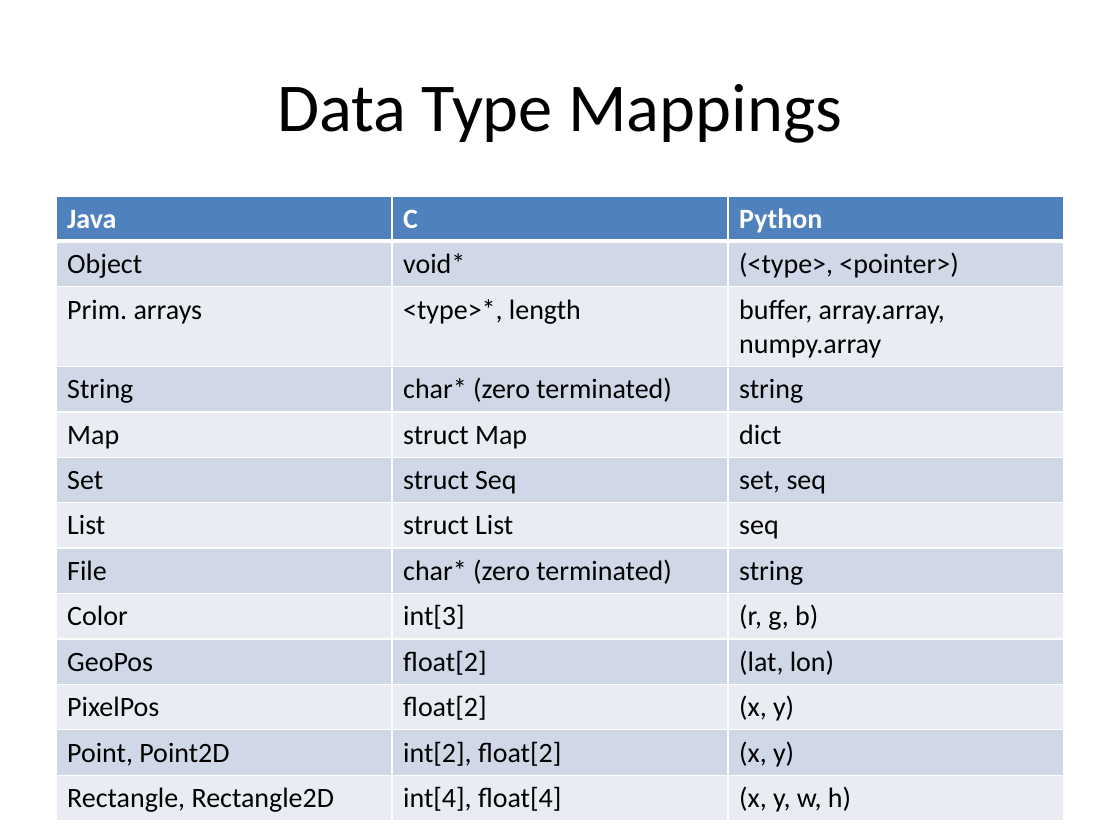
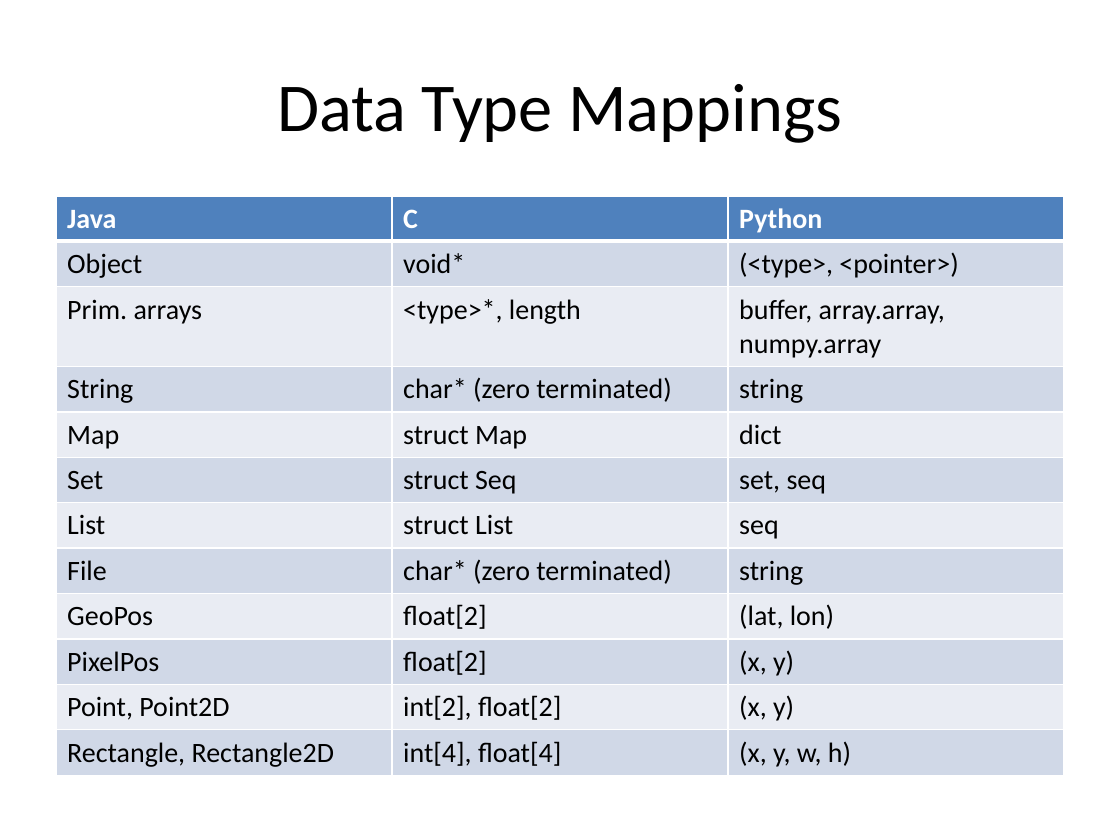
Before and after one commit to bcdev/beam-extapi, a slide deck: slide 10 of docs/beam-extapi.pptx (slide 8 before the commit). Drawn at 1120x840 pixels with LibreOffice and Linux fonts; fonts in the diff are those of the drawing. Boxes give left, top, right and bottom in pixels: in the first picture for what was removed or moved away, otherwise in the second. Text is boxed around its words. In the diff, an @@ line names an element or a change of style, - is before the commit and + after.

```diff
--- a/docs/beam-extapi.pptx
+++ b/docs/beam-extapi.pptx
@@ table at [56,196,1064,774] @@
-row 9: Color | int[3] | (r, g, b)
```
Also in this commit, not shown: 4 other slides changed, 2 slides added, 1 slide removed.
